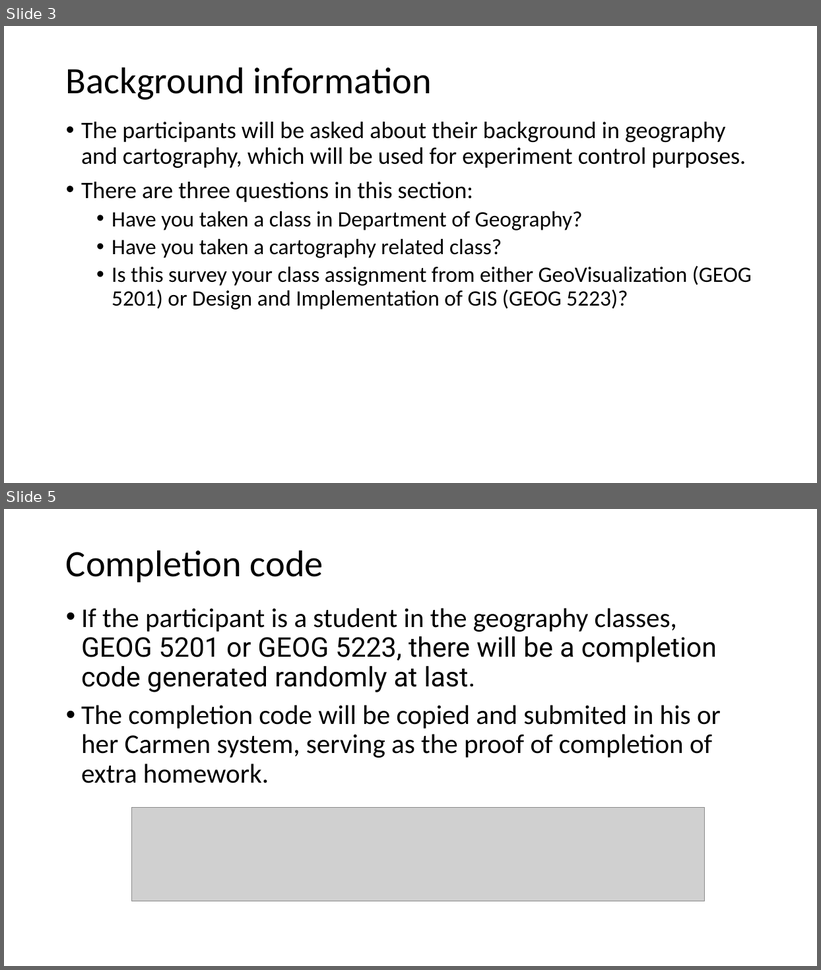
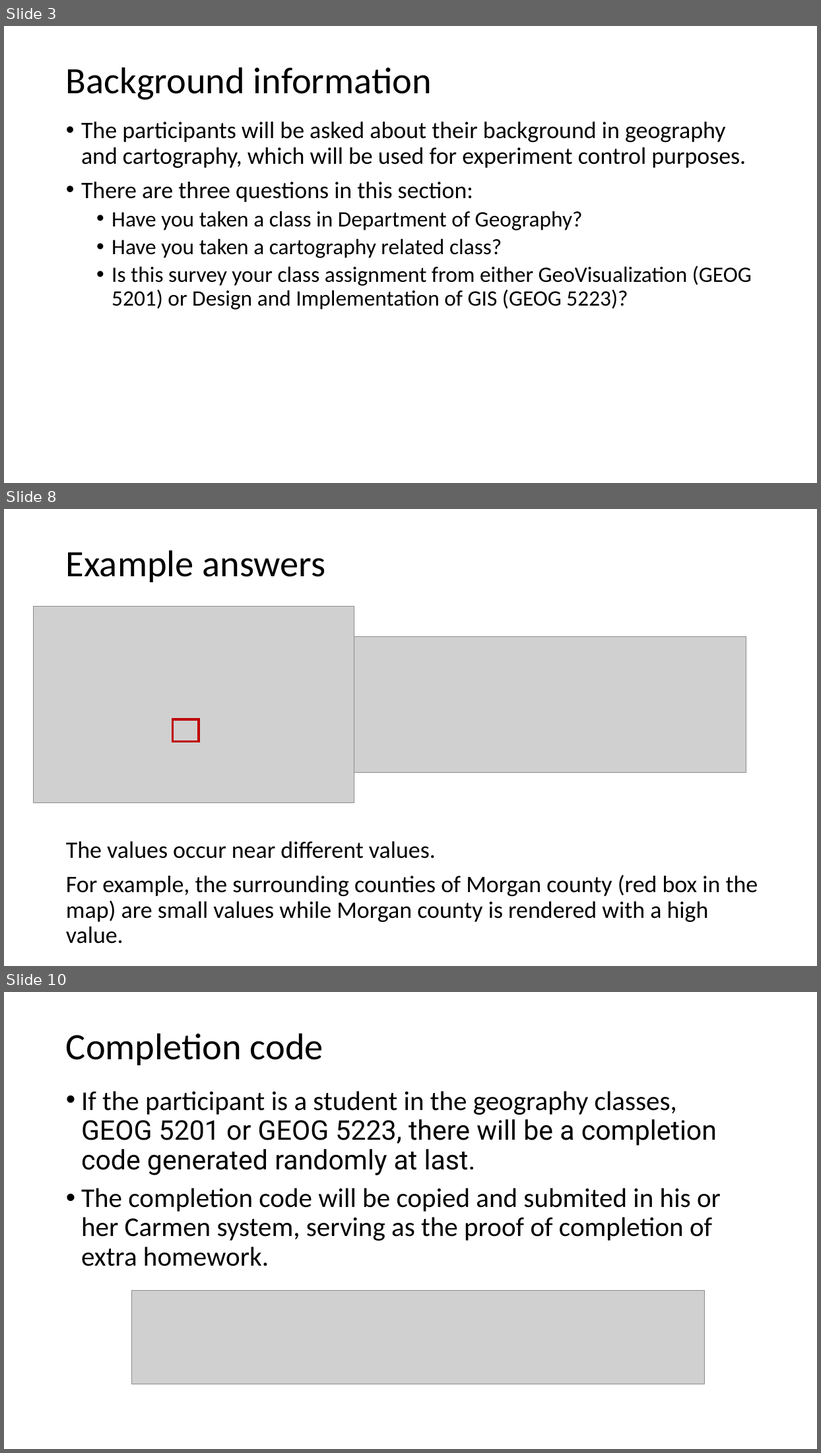
Before and after one commit to JialinLiOSU/choroColorRead, a slide deck: irb/Documents/Instructions - ScreenShots.pptx. Shown one above the other, each under a label of ours: slides 3 and 5 before the commit, slides 3, 8 and 10 after it; the slides between them are not shown. The pictures are 821x970 and 821x1453 pixels, drawn with LibreOffice and Linux fonts; fonts in the diff are those of the drawing; grey boxes stand for pictures. Boxes give left, top, right and bottom in pixels: in the first picture for what was removed or moved away, otherwise in the second. Text is boxed around its words. In the diff, an @@ line names an element or a change of style, - is before the commit and + after.

```diff
--- a/irb/Documents/Instructions - ScreenShots.pptx
+++ b/irb/Documents/Instructions - ScreenShots.pptx
@@ slide 8 added at bbox=[4, 509, 817, 966], background #FFFFFF @@
@@ title added at bbox=[66, 550, 325, 582], 44 pt, text #000000 @@
+Example answers
@@ picture added at bbox=[33, 607, 354, 803] @@
@@ picture added at bbox=[354, 636, 747, 772] @@
@@ rectangle added at bbox=[173, 720, 199, 742], outline #C00000 3 pt @@
@@ text added at bbox=[66, 842, 758, 944], 28 pt, text #000000 @@
+The values occur near different values.
+For example, the surrounding counties of Morgan county (red box in the map) are small values while Morgan county is rendered with a high value.
@@ what was slide 5 is now slide 10 @@
```
Also in this commit, not shown: 2 slides changed, 4 other slides added, 8 other files.
